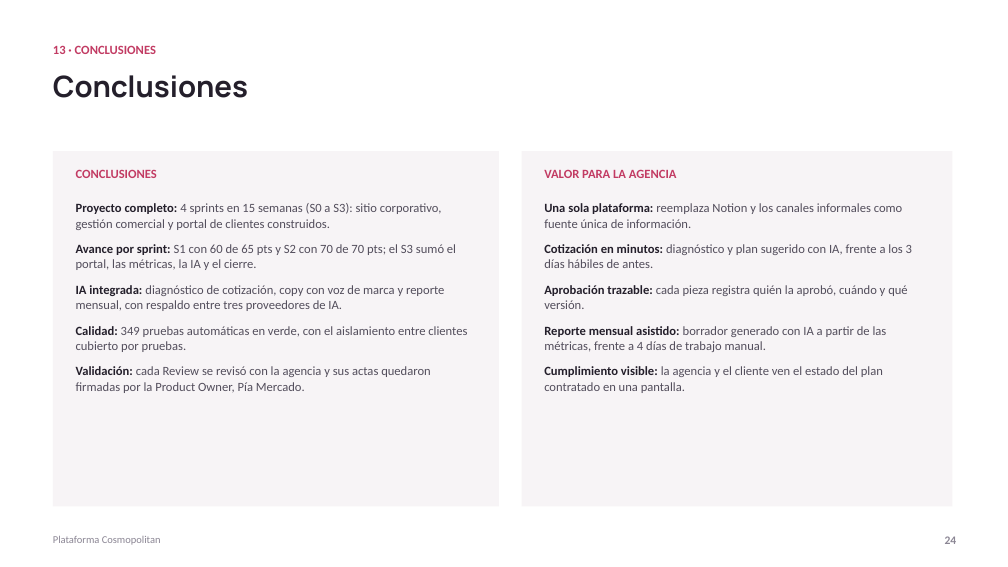
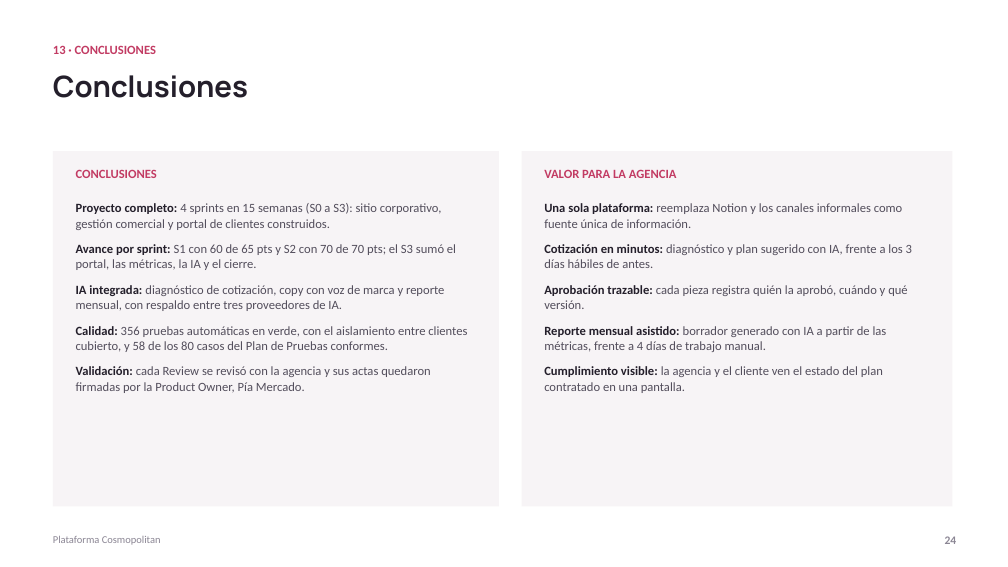
Before and after one commit to ChristianCuadra/capstone, a slide deck: slide 24 of Fase 2/Evidencias Proyecto/Presentación Proyecto.pptx. Drawn at 1008x567 pixels with LibreOffice and Linux fonts; fonts in the diff are those of the drawing. Boxes give left, top, right and bottom in pixels: in the first picture for what was removed or moved away, otherwise in the second. Text is boxed around its words. In the diff, an @@ line names an element or a change of style, - is before the commit and + after.

Commit message:
Plan de Pruebas: 47 casos verificados con la suite automática (58 de 80 conformes), PC-TEC-03 descartada, prueba de la IA ajustada a 15 s, y cifras actualizadas en el informe final, la guía 2.6 y la presentación

```diff
--- a/Fase 2/Evidencias Proyecto/Presentación Proyecto.pptx
+++ b/Fase 2/Evidencias Proyecto/Presentación Proyecto.pptx
@@ text at [76, 326, 467, 352]: text changed @@
-Calidad: 349 pruebas automáticas en verde, con el aislamiento entre clientes cubierto por pruebas.
+Calidad: 356 pruebas automáticas en verde, con el aislamiento entre clientes cubierto, y 58 de los 80 casos del Plan de Pruebas conformes.
```
Also in this commit, not shown: 5 other files.
